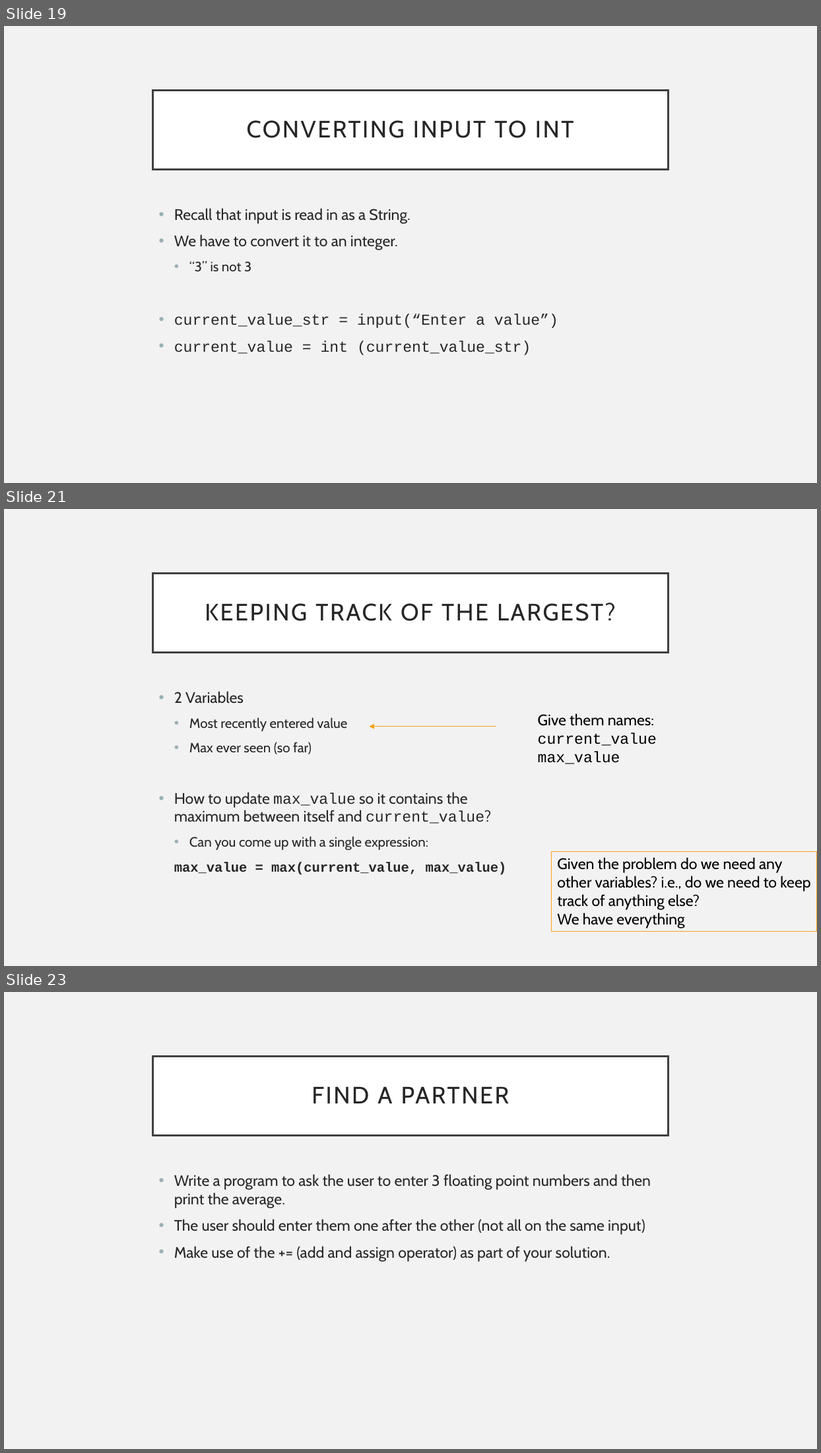
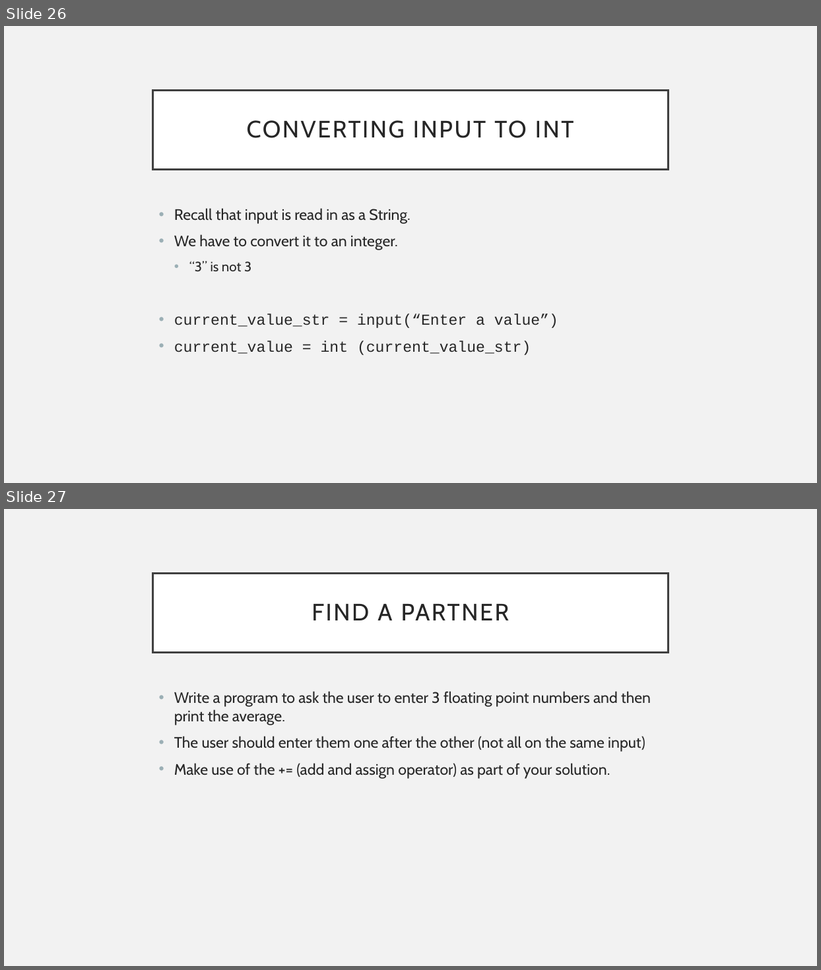
Before and after one commit to UPEI-CS/CS1910-Students, a slide deck: lectures/05-Input-Output/CS1910_Input-Output_Lecture.pptx. Shown one above the other, each under a label of ours: slides 19, 21 and 23 before the commit, slides 26 and 27 after it; the slides between them are not shown. The pictures are 821x1453 and 821x970 pixels, drawn with LibreOffice and Linux fonts; fonts in the diff are those of the drawing. Boxes give left, top, right and bottom in pixels: in the first picture for what was removed or moved away, otherwise in the second. Text is boxed around its words. In the diff, an @@ line names an element or a change of style, - is before the commit and + after.

```diff
--- a/lectures/05-Input-Output/CS1910_Input-Output_Lecture.pptx
+++ b/lectures/05-Input-Output/CS1910_Input-Output_Lecture.pptx
@@ slide 21 removed at (x1=4, y1=509, x2=817, y2=966), background #F2F2F2 @@
@@ title removed at (x1=153, y1=573, x2=668, y2=652) @@
-KEEPING TRACK OF THE LARGEST?
@@ text removed at (x1=174, y1=691, x2=507, y2=875) @@
-• 2 Variables
-  • Most recently entered value
-  • Max ever seen (so far)
-• How to update max_value so it contains the maximum between itself and current_value?
-  • Can you come up with a single expression:
-  max_value = max(current_value, max_value)
@@ text removed at (x1=538, y1=714, x2=657, y2=764) @@
-Give them names:
-current_value
-max_value
@@ arrow removed from (496, 727) to (370, 727) @@
@@ rectangle removed at (x1=552, y1=852, x2=817, y2=931) @@
-Given the problem do we need any other variables? i.e., do we need to keep track of anything else?
-We have everything
@@ what was slide 19 is now slide 26 @@
@@ what was slide 23 is now slide 27 @@
```
Also in this commit, not shown: 5 slides changed, 9 slides added, 3 other slides removed, 1 other file.
